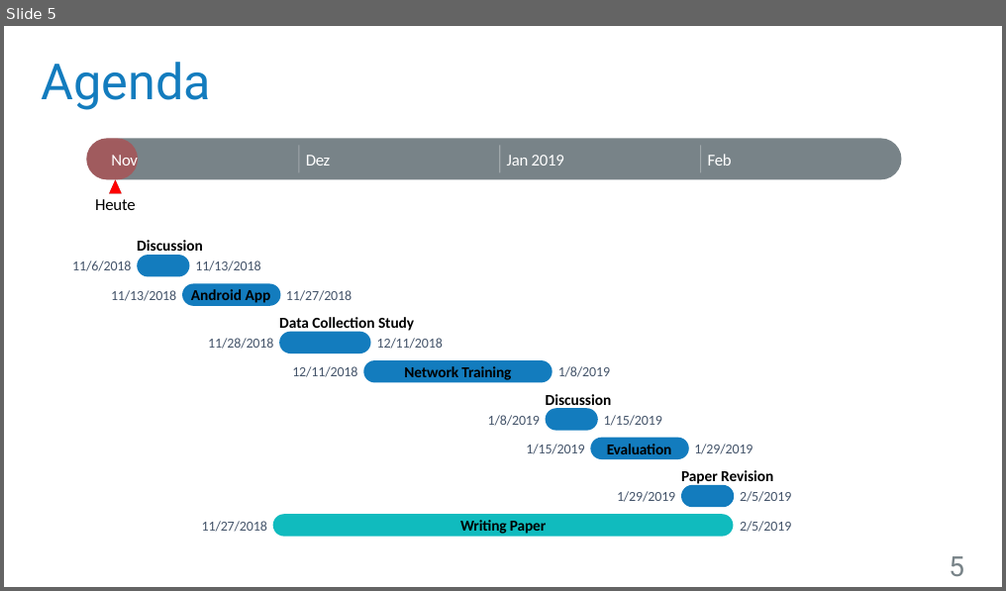
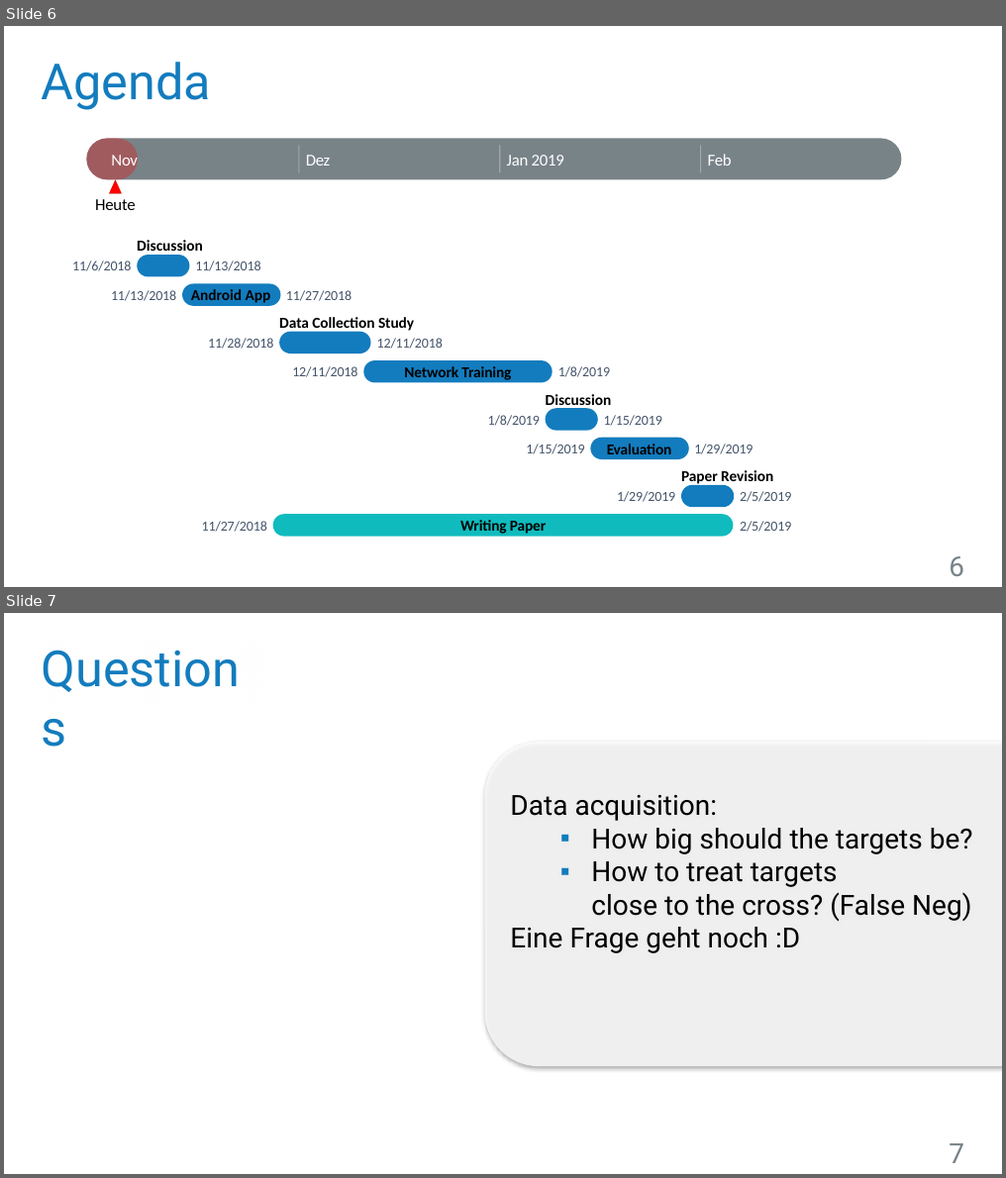
Before and after one commit to Stunkymonkey/fapra-imu, a slide deck: Presentation_Buehler_Steuerlein.pptx. Shown one above the other, each under a label of ours: slide 5 before the commit, slides 6 and 7 after it. The pictures are 1006x591 and 1006x1178 pixels, drawn with LibreOffice and Linux fonts; fonts in the diff are those of the drawing; background and template pictures are left out. Boxes give left, top, right and bottom in pixels: in the first picture for what was removed or moved away, otherwise in the second. Text is boxed around its words. In the diff, an @@ line names an element or a change of style, - is before the commit and + after.

```diff
--- a/Presentation_Buehler_Steuerlein.pptx
+++ b/Presentation_Buehler_Steuerlein.pptx
@@ slide 7 added at (x1=4, y1=613, x2=1002, y2=1174), background picture (left out) @@
@@ text added at (x1=32, y1=632, x2=267, y2=706), 36 pt, text #137CBE @@
+Questions
@@ rounded rectangle added at (x1=485, y1=742, x2=1002, y2=1066), fill #FFFFFF at 80% opacity, 20 pt, text #000000 @@
+Data acquisition:
+  ▪ How big should the targets be?
+  ▪ How to treat targets
+    close to the cross? (False Neg)
+Eine Frage geht noch :D
@@ page number added at (x1=948, y1=1144, x2=964, y2=1163), 20 pt, text #788388 @@
+7
@@ what was slide 5 is now slide 6 @@
@@ page number at (x1=948, y1=557, x2=964, y2=576): text changed @@
-5
+6
```
Also in this commit, not shown: 2 slides changed, 1 other slide added, 1 slide removed.
